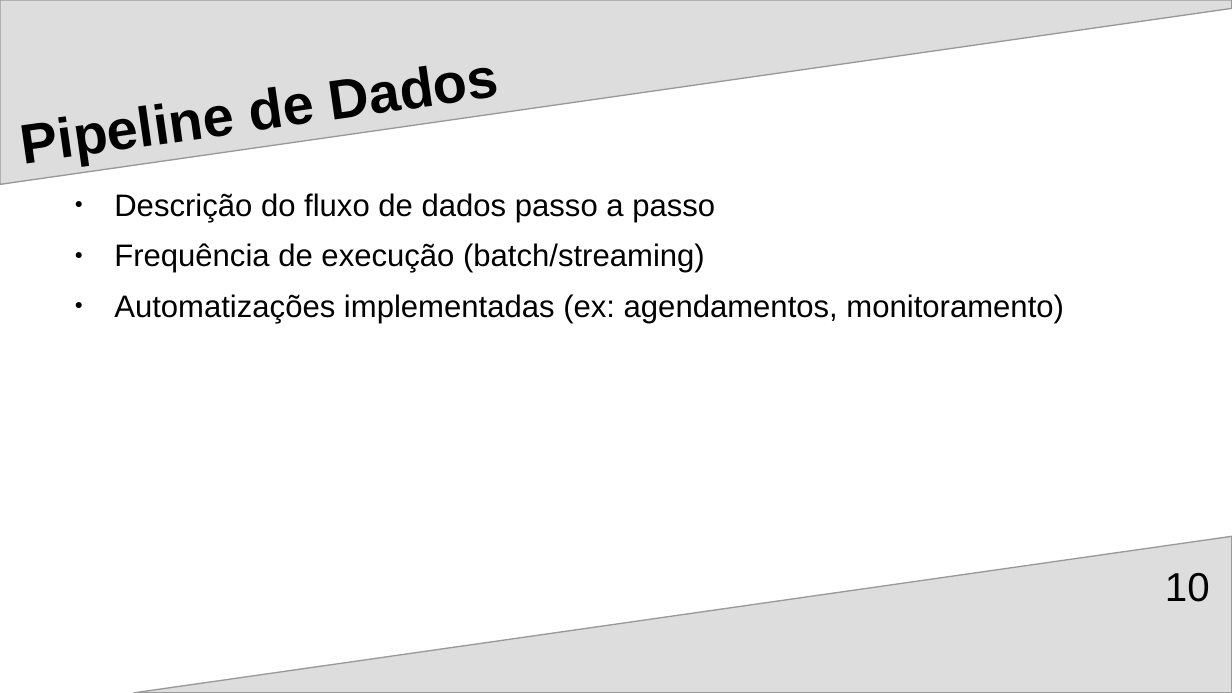
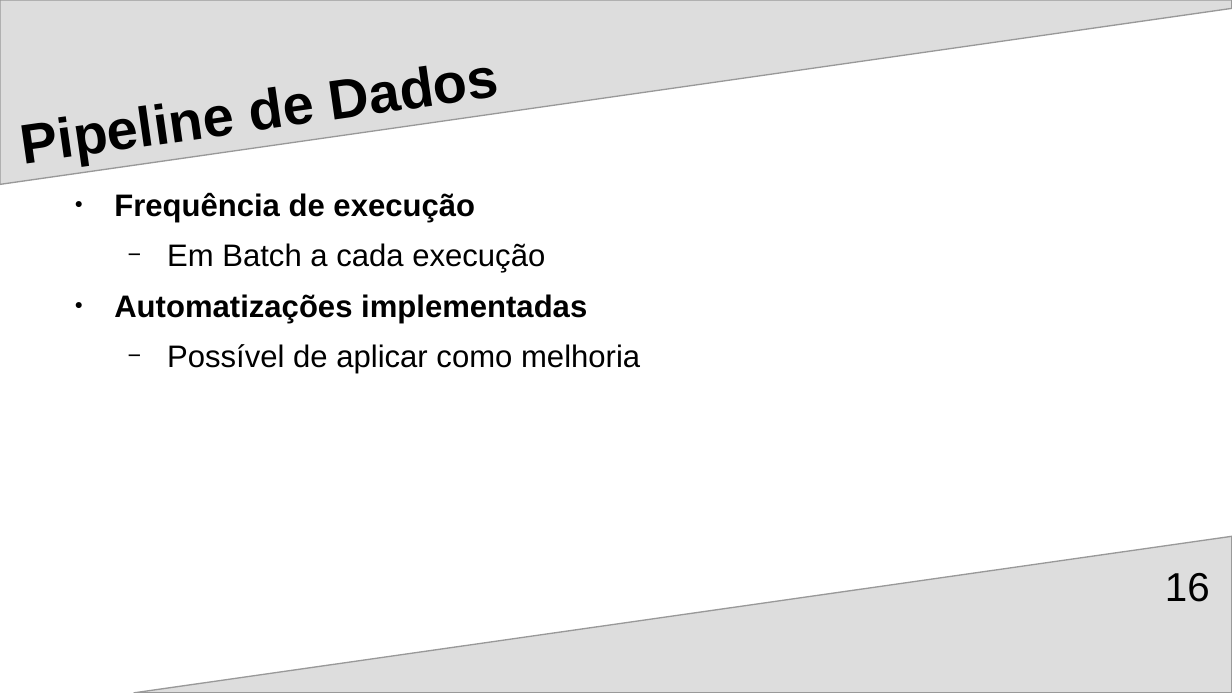
Before and after one commit to Ricardo-Santo/EDIT_DE_Applied_Project, a slide deck: slide 16 of RegTech/docs/DE_Project_Presentation_2025.odp (slide 10 before the commit). Drawn at 1232x693 pixels with LibreOffice and Linux fonts; fonts in the diff are those of the drawing. Boxes give left, top, right and bottom in pixels: in the first picture for what was removed or moved away, otherwise in the second. Text is boxed around its words. In the diff, an @@ line names an element or a change of style, - is before the commit and + after.

```diff
--- a/RegTech/docs/DE_Project_Presentation_2025.odp
+++ b/RegTech/docs/DE_Project_Presentation_2025.odp
@@ text at box(114, 192, 640, 374): text changed @@
-● Descrição do fluxo de dados passo a passo
-● Frequência de execução (batch/streaming)
-● Automatizações implementadas (ex: agendamentos, monitoramento)
+● Frequência de execução
+  − Em Batch a cada execução
+● Automatizações implementadas
+  − Possível de aplicar como melhoria
@@ page number at box(1165, 573, 1210, 602): text changed @@
-10
+16
```
Also in this commit, not shown: 4 other slides changed, 8 slides added, 2 slides removed, 2 other files.
